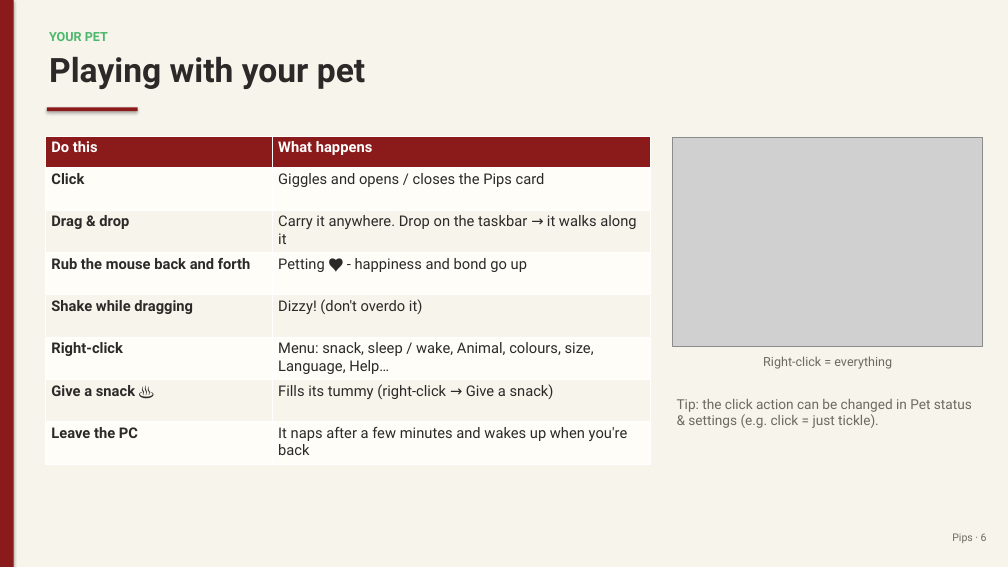
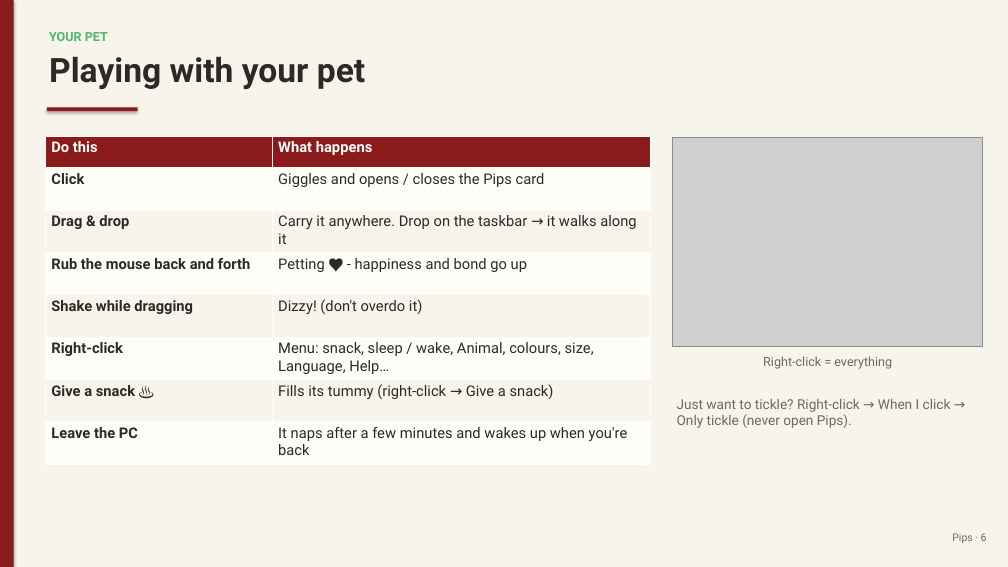
Before and after one commit to juw12/projects, a slide deck: slide 6 of apps/pips/web/download/Pips-Guide.pptx. Drawn at 1008x567 pixels with LibreOffice and Linux fonts; fonts in the diff are those of the drawing; grey boxes stand for pictures. Boxes give left, top, right and bottom in pixels: in the first picture for what was removed or moved away, otherwise in the second. Text is boxed around its words. In the diff, an @@ line names an element or a change of style, - is before the commit and + after.

Commit message:
pips 2.1.2: Tickle-only mode

```diff
--- a/apps/pips/web/download/Pips-Guide.pptx
+++ b/apps/pips/web/download/Pips-Guide.pptx
@@ text at [677,399,951,428]: text changed @@
-Tip: the click action can be changed in Pet status & settings (e.g. click = just tickle).
+Just want to tickle? Right-click → When I click → Only tickle (never open Pips).
```
Also in this commit, not shown: 4 other slides changed, 8 other files.
